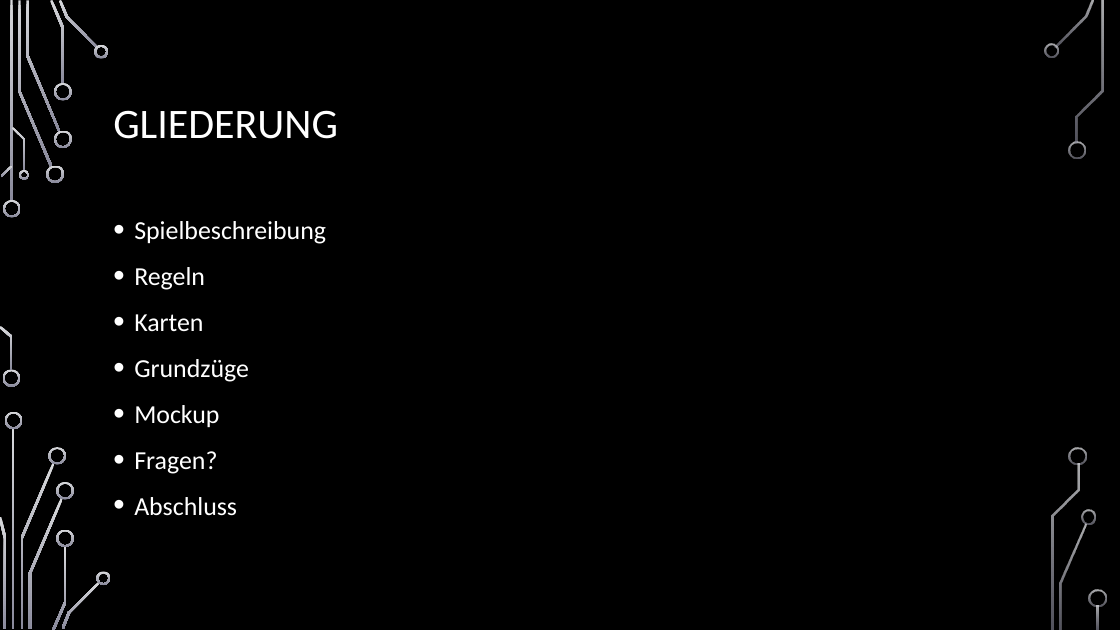
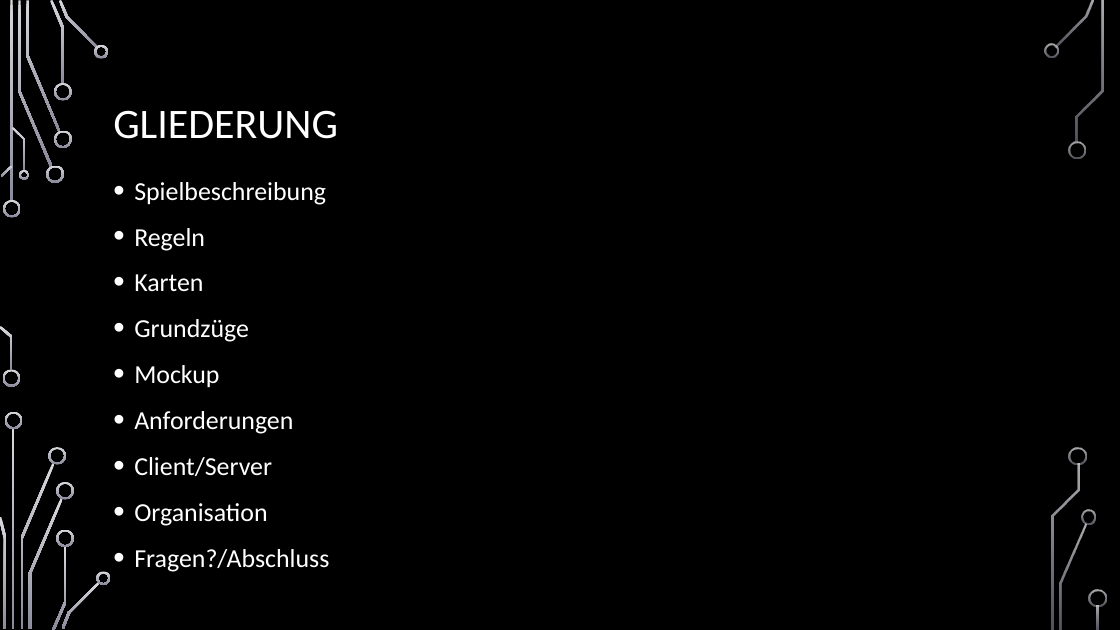
Before and after one commit to jnussbaum/TheBachelorsChaseGame, a slide deck: slide 4 of documents/Meilensteine/Meilenstein I/Meilenstein_1_Präsentation.pptx. Drawn at 1120x630 pixels with LibreOffice and Linux fonts; fonts in the diff are those of the drawing; background and template pictures are left out. Boxes give left, top, right and bottom in pixels: in the first picture for what was removed or moved away, otherwise in the second. Text is boxed around its words. In the diff, an @@ line names an element or a change of style, - is before the commit and + after.

```diff
--- a/documents/Meilensteine/Meilenstein I/Meilenstein_1_Präsentation.pptx
+++ b/documents/Meilensteine/Meilenstein I/Meilenstein_1_Präsentation.pptx
@@ text "Spielbeschreibung": place and size @@
-text "Spielbeschreibung" at (134,221,326,516)
+text "Spielbeschreibung" at (134,182,329,572)
@@ text at (134,411,329,572): text changed @@
-• Fragen?
-• Abschluss
+• Anforderungen
+• Client/Server
+• Organisation
+• Fragen?/Abschluss
```
Also in this commit, not shown: 4 slides added, 1 slide removed, 1 other file.
